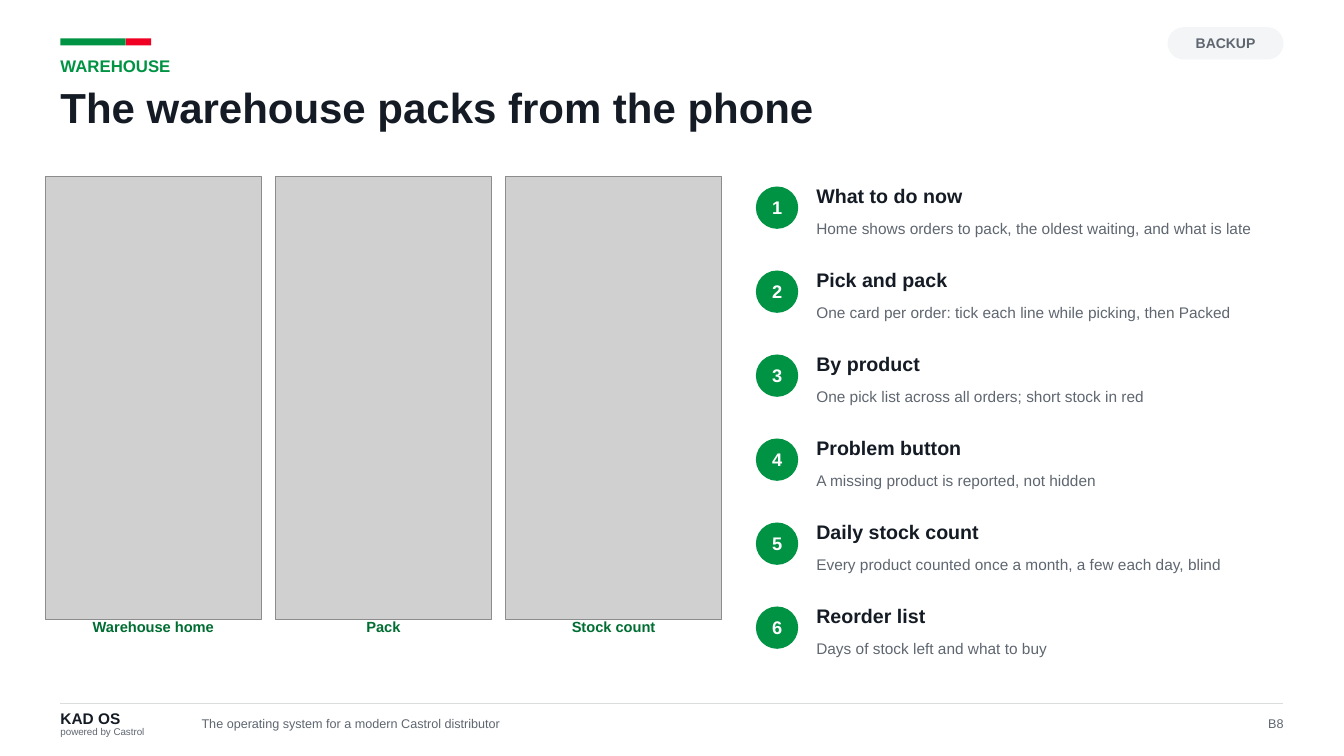
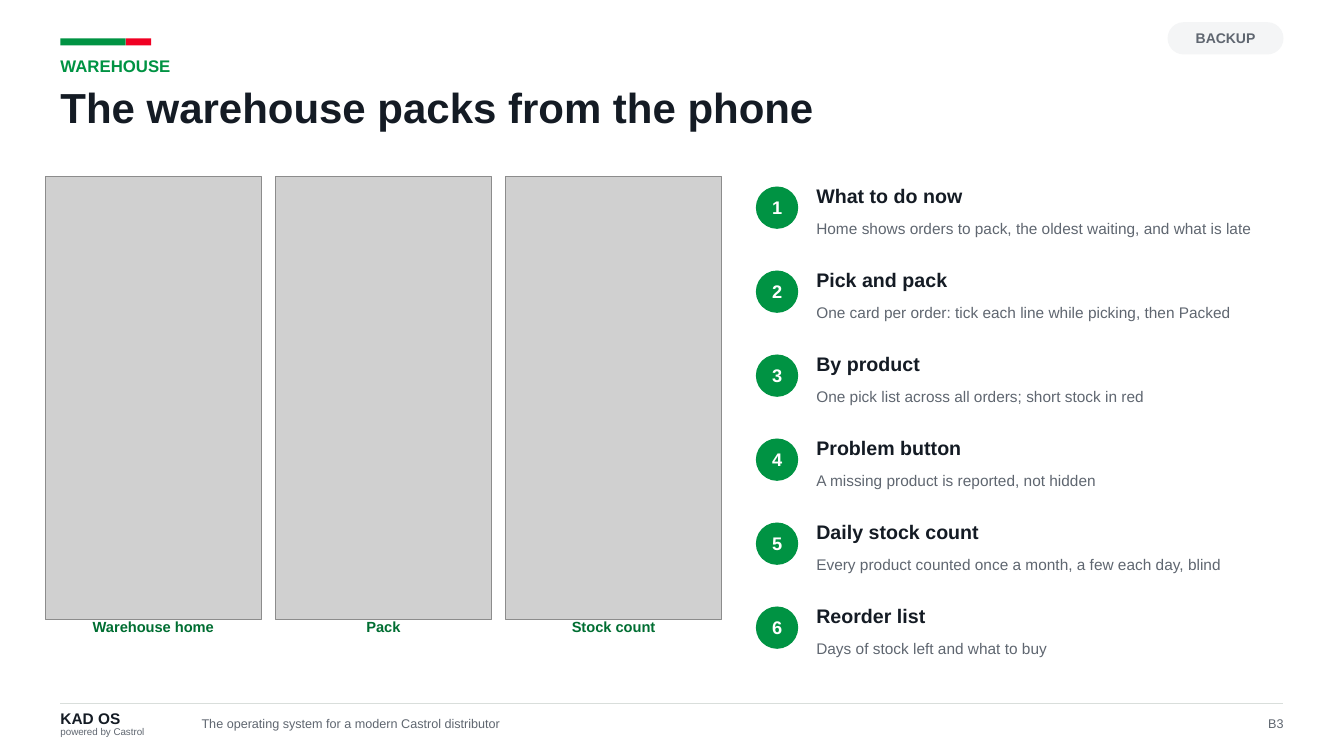
Before and after one commit to kdavtian/SalesManagerVisits, a slide deck: slide 21 of docs/castrol-global/KAD_OS_Castrol_Teams.pptx (slide 39 before the commit). Drawn at 1344x756 pixels with LibreOffice and Linux fonts; fonts in the diff are those of the drawing; grey boxes stand for pictures. Boxes give left, top, right and bottom in pixels: in the first picture for what was removed or moved away, otherwise in the second. Text is boxed around its words. In the diff, an @@ line names an element or a change of style, - is before the commit and + after.

```diff
--- a/docs/castrol-global/KAD_OS_Castrol_Teams.pptx
+++ b/docs/castrol-global/KAD_OS_Castrol_Teams.pptx
@@ text "BACKUP": place and size @@
-text "BACKUP" at box(1196, 38, 1256, 48)
+text "BACKUP" at box(1196, 33, 1256, 43)
@@ rounded rectangle: place and size @@
-rounded rectangle at box(1168, 27, 1284, 59)
+rounded rectangle at box(1168, 22, 1284, 54)
```
Also in this commit, not shown: 22 other slides changed, 1 slide added, 19 slides removed, 6 other files.
